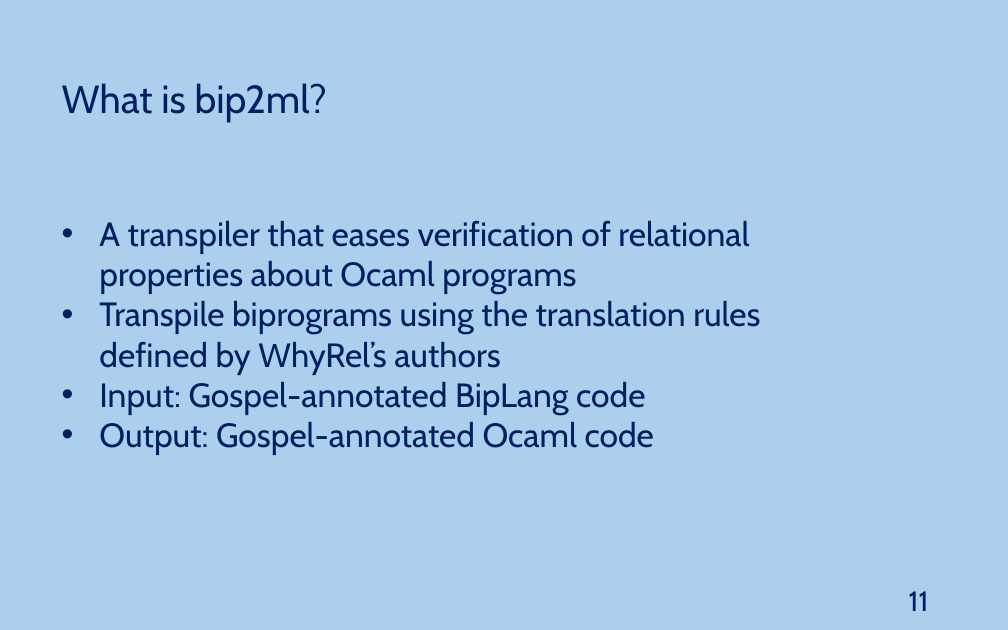
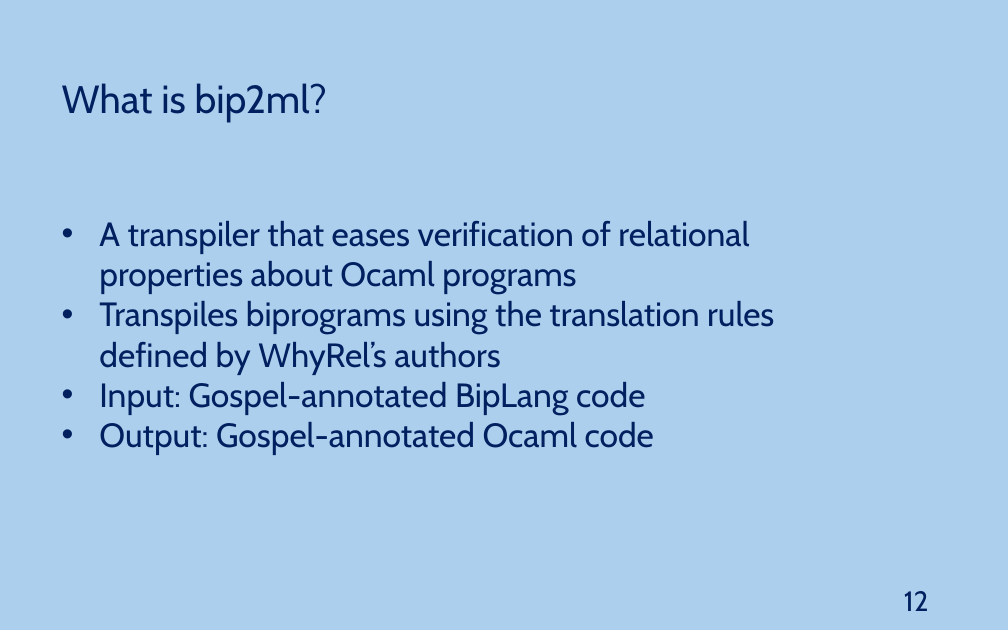
Before and after one commit to JoaoNini75/MasterThesis, a slide deck: slide 12 of tese/presentation/Ap Tese.pptx (slide 11 before the commit). Drawn at 1008x630 pixels with LibreOffice and Linux fonts; fonts in the diff are those of the drawing. Boxes give left, top, right and bottom in pixels: in the first picture for what was removed or moved away, otherwise in the second. Text is boxed around its words. In the diff, an @@ line names an element or a change of style, - is before the commit and + after.

```diff
--- a/tese/presentation/Ap Tese.pptx
+++ b/tese/presentation/Ap Tese.pptx
@@ text at box(99, 301, 774, 375): text changed @@
-• Transpile biprograms using the translation rules defined by WhyRel’s authors
+• Transpiles biprograms using the translation rules defined by WhyRel’s authors
@@ page number at box(904, 591, 929, 611): text changed @@
-11
+12
```
Also in this commit, not shown: 10 other slides changed, 2 slides added, 1 slide removed.
